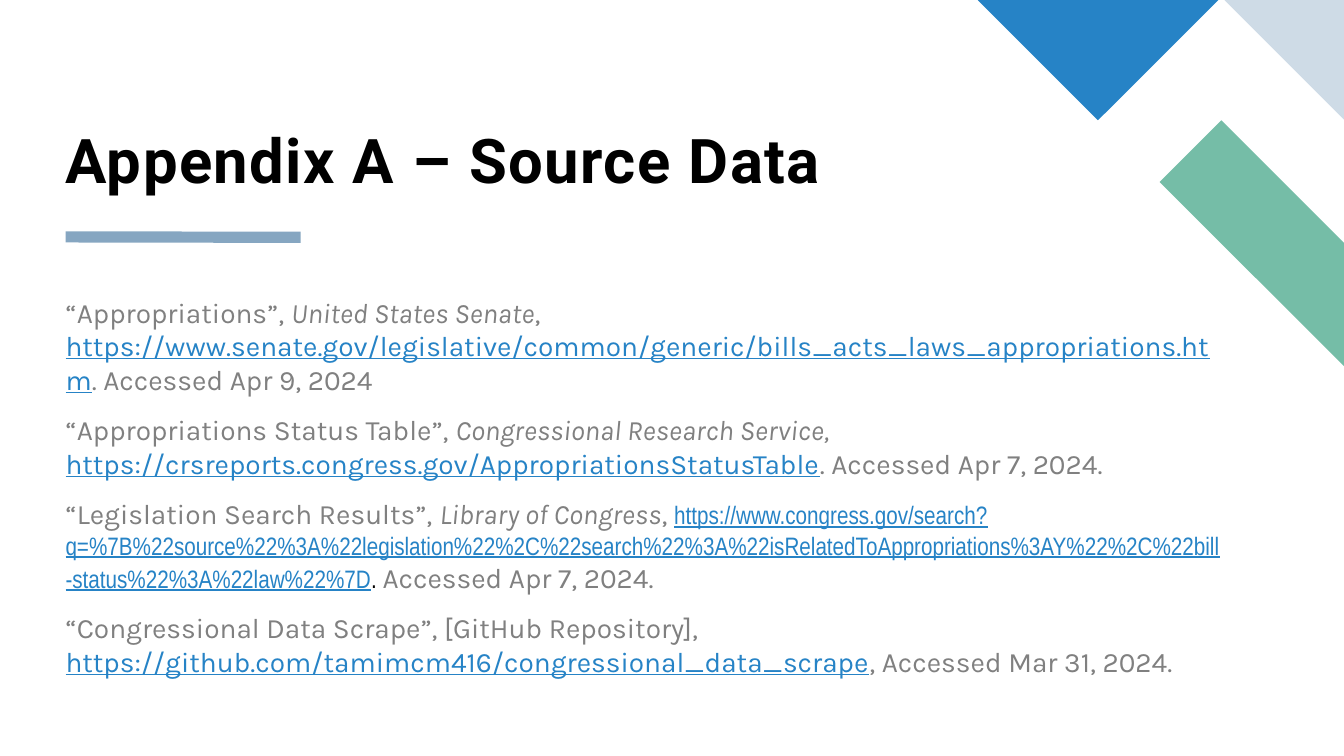
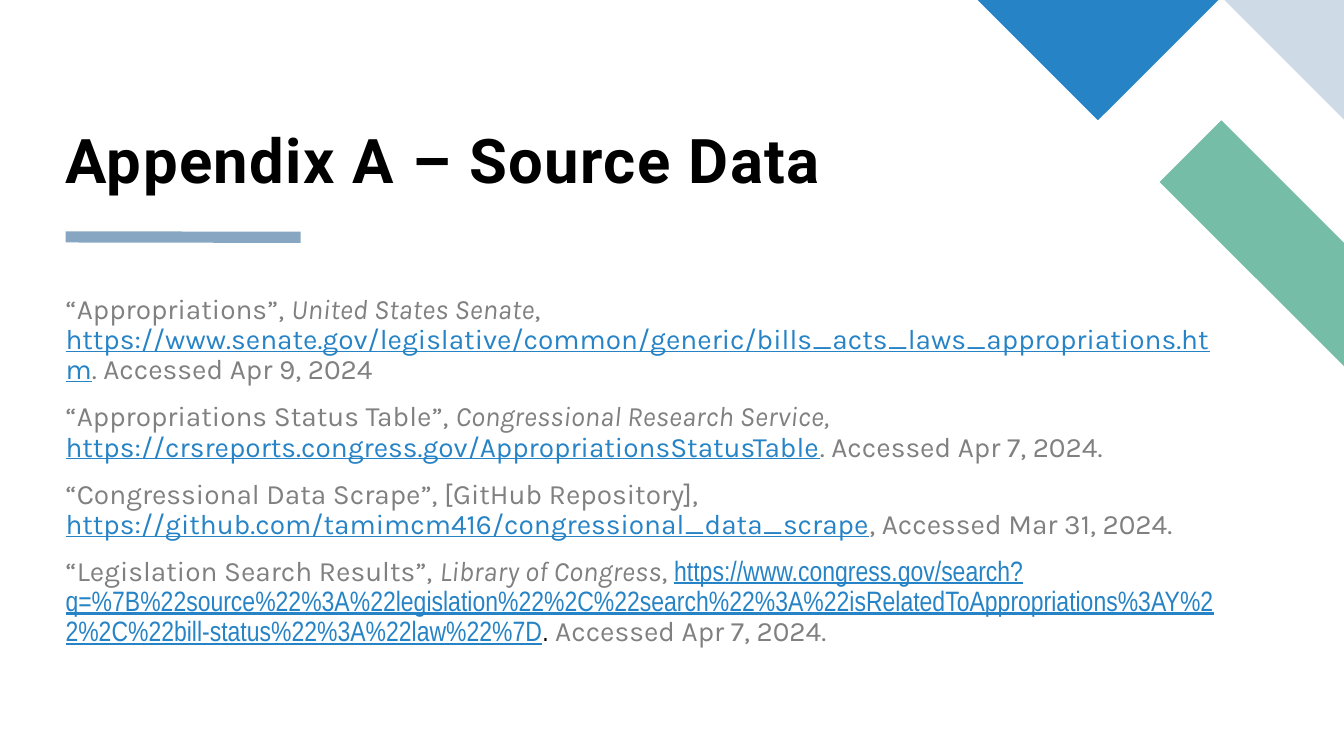
Before and after one commit to tamimcm416/congressional_activity, a slide deck: slide 23 of Congressional Activity Presentation.pptx. Drawn at 1344x756 pixels with LibreOffice and Linux fonts; fonts in the diff are those of the drawing. Boxes give left, top, right and bottom in pixels: in the first picture for what was removed or moved away, otherwise in the second. Text is boxed around its words. In the diff, an @@ line names an element or a change of style, - is before the commit and + after.

```diff
--- a/Congressional Activity Presentation.pptx
+++ b/Congressional Activity Presentation.pptx
@@ text at (66,300,1214,648): size 18 to 20 pt in "https://www.congress.gov/search?q=%7B%22source%22%3A%22legis ..."; line spacing 1 to 0.9 @@
@@ text at (66,483,1173,541): paragraph added @@
+“Congressional Data Scrape”, [GitHub Repository], https://github.com/tamimcm416/congressional_data_scrape, Accessed Mar 31, 2024.
@@ text at (66,617,1173,679): paragraph removed @@
-“Congressional Data Scrape”, [GitHub Repository], https://github.com/tamimcm416/congressional_data_scrape, Accessed Mar 31, 2024.
```
Also in this commit, not shown: 1 other slide changed.
